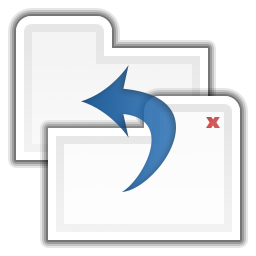
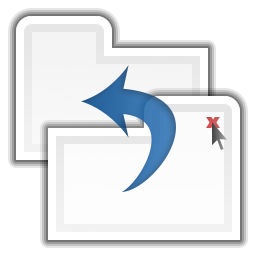
Two versions of the same layered image (256×256). Layer-by-layer changes:
added layer "Shape 3" above "Shape 2" over box(212, 122, 227, 150)
